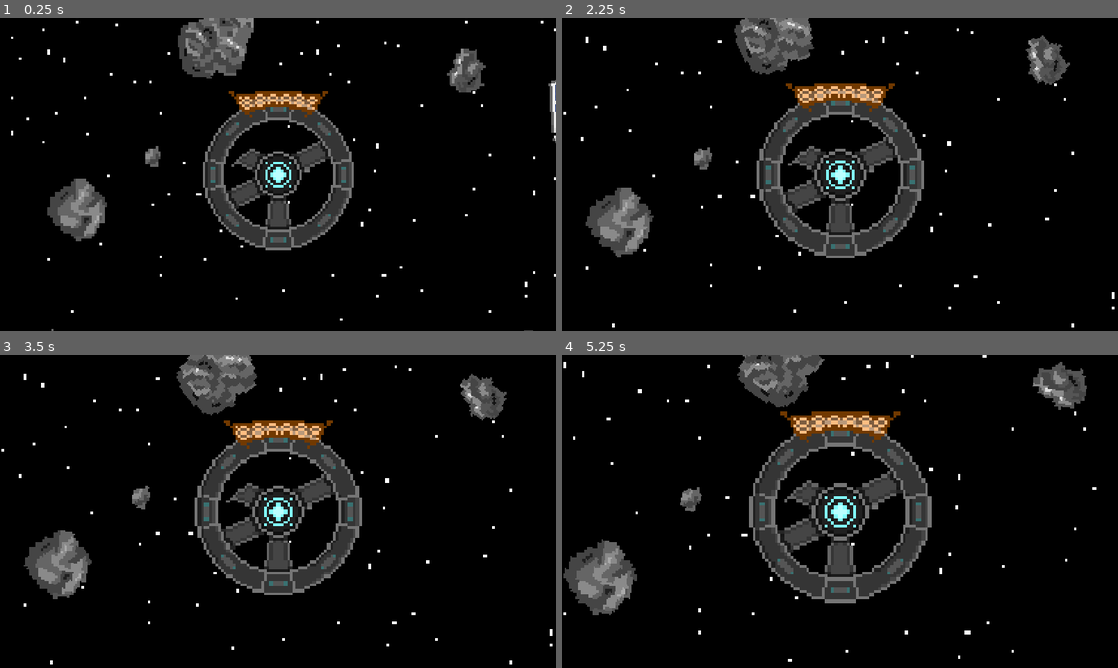
Above: before the commit, frames 1-4 (two rows, left to right).
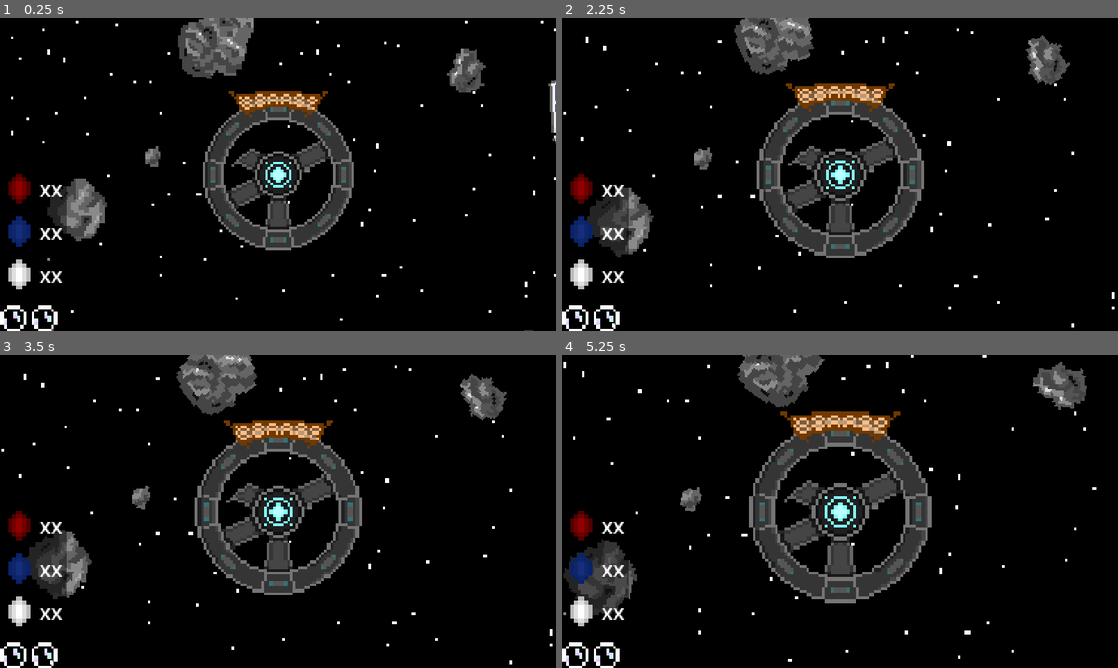
Above: after the commit, the same moments.

Repository: Three-s-A-Crowd-Games/Bubblekinesis
Game: Godot game, scene res://resources/main.tscn
The game is run twice, just before and just after one commit, with the same random seed, the same clock (stepped at 60 frames per second) and the same inputs.
Inputs (mouse positions are in pixels of both pictures, inside the frame that each line leads up to):
- Up to frame 1 (0.25 s): no input
- Up to frame 2 (2.25 s): drag from (639, 208) to (840, 174) at 0.52 s; drag from (778, 39) to (840, 174) at 1.27 s; move the mouse to (717, 158) at 2.02 s; tap Mouse wheel up (zoom_in) at 2.1 s; click (717, 158) at 2.17 s
- Up to frame 3 (3.5 s): drag from (483, 395) to (278, 511) at 2.77 s
- Up to frame 4 (5.25 s): move the mouse to (1006, 558) at 3.52 s; hold Middle mouse button (cam_drag) 3.53-4.25 s; click (1006, 558) at 3.67 s; drag from (673, 464) to (840, 511) at 4.27 s; move the mouse to (867, 511) at 5.02 s; tap Mouse wheel up (zoom_in) at 5.1 s; click (867, 511) at 5.17 s

The runs differ from the first frame. In frame 1, 1.7% of the frame differs, in the area x 0-12%, y 49-100%; in frame 2, 2.4%; in frame 3, 2.4%; in frame 4, 2.9%.

Commit message:
first half of HUD design

Diff:
--- /dev/null
+++ b/resources/UI/HUD.tscn
@@ -0,0 +1,137 @@
+[gd_scene load_steps=5 format=3 uid="uid://drgi0nu2a0a1b"]
+
+[ext_resource type="Texture2D" uid="uid://dy5bsp2opdeqf" path="res://assets/sprites/UI/red_icon.png" id="1_utx03"]
+[ext_resource type="Texture2D" uid="uid://isp6gl3heem1" path="res://assets/sprites/UI/blue_icon.png" id="2_bvwuu"]
+[ext_resource type="Texture2D" uid="uid://d0k3kejn4egf6" path="res://assets/sprites/UI/silver_icon.png" id="3_wyuau"]
+[ext_resource type="Texture2D" uid="uid://camb461vak4b1" path="res://assets/sprites/UI/bubble_s.png" id="4_qe2vp"]
+
+[node name="Hud" type="Control"]
+layout_mode = 3
+anchors_preset = 15
+anchor_right = 1.0
+anchor_bottom = 1.0
+grow_horizontal = 2
+grow_vertical = 2
+mouse_filter = 1
+
+[node name="left" type="MarginContainer" parent="."]
+layout_mode = 1
+anchors_preset = 2
+anchor_top = 1.0
+anchor_bottom = 1.0
+offset_top = -40.0
+offset_right = 40.0
+grow_vertical = 0
+
+[node name="left" type="VBoxContainer" parent="left"]
+layout_mode = 2
+
+[node name="ressource_container" type="MarginContainer" parent="left/left"]
+layout_mode = 2
+size_flags_horizontal = 0
+theme_override_constants/margin_top = 5
+theme_override_constants/margin_right = 5
+theme_override_constants/margin_bottom = 5
+
+[node name="background" type="ColorRect" parent="left/left/ressource_container"]
+layout_mode = 2
+color = Color(0, 0, 0, 0.470588)
+
+[node name="ressources" type="VBoxContainer" parent="left/left/ressource_container"]
+layout_mode = 2
+
+[node name="red_container" type="MarginContainer" parent="left/left/ressource_container/ressources"]
+layout_mode = 2
+theme_override_constants/margin_left = 3
+theme_override_constants/margin_top = 3
+theme_override_constants/margin_right = 3
+theme_override_constants/margin_bottom = 3
+
+[node name="red_box" type="HBoxContainer" parent="left/left/ressource_container/ressources/red_container"]
+layout_mode = 2
+
+[node name="icon" type="TextureRect" parent="left/left/ressource_container/ressources/red_container/red_box"]
+layout_mode = 2
+texture = ExtResource("1_utx03")
+expand_mode = 2
+
+[node name="amount" type="Label" parent="left/left/ressource_container/ressources/red_container/red_box"]
+layout_mode = 2
+text = "xx"
+
+[node name="blue_container" type="MarginContainer" parent="left/left/ressource_container/ressources"]
+layout_mode = 2
+theme_override_constants/margin_left = 3
+theme_override_constants/margin_top = 3
+theme_override_constants/margin_right = 3
+theme_override_constants/margin_bottom = 3
+
+[node name="blue_box" type="HBoxContainer" parent="left/left/ressource_container/ressources/blue_container"]
+layout_mode = 2
+
+[node name="icon" type="TextureRect" parent="left/left/ressource_container/ressources/blue_container/blue_box"]
+layout_mode = 2
+texture = ExtResource("2_bvwuu")
+expand_mode = 2
+
+[node name="amount" type="Label" parent="left/left/ressource_container/ressources/blue_container/blue_box"]
+layout_mode = 2
+text = "xx"
+
+[node name="silver_container" type="MarginContainer" parent="left/left/ressource_container/ressources"]
+layout_mode = 2
+theme_override_constants/margin_left = 3
+theme_override_constants/margin_top = 3
+theme_override_constants/margin_right = 3
+theme_override_constants/margin_bottom = 3
+
+[node name="silver_box" type="HBoxContainer" parent="left/left/ressource_container/ressources/silver_container"]
+layout_mode = 2
+
+[node name="icon" type="TextureRect" parent="left/left/ressource_container/ressources/silver_container/silver_box"]
+layout_mode = 2
+texture = ExtResource("3_wyuau")
+expand_mode = 2
+
+[node name="amount" type="Label" parent="left/left/ressource_container/ressources/silver_container/silver_box"]
+layout_mode = 2
+text = "xx"
+
+[node name="bubble_container" type="HBoxContainer" parent="left/left"]
+custom_minimum_size = Vector2(0, 20)
+layout_mode = 2
+
+[node name="bubble_1" type="TextureRect" parent="left/left/bubble_container"]
+layout_mode = 2
+texture = ExtResource("4_qe2vp")
+expand_mode = 2
+
+[node name="bubble_2" type="TextureRect" parent="left/left/bubble_container"]
+layout_mode = 2
+texture = ExtResource("4_qe2vp")
+expand_mode = 2
+
+[node name="right" type="MarginContainer" parent="."]
+layout_mode = 1
+anchors_preset = 6
+anchor_left = 1.0
+anchor_top = 0.5
+anchor_right = 1.0
+anchor_bottom = 0.5
+offset_left = -40.0
+offset_top = -20.0
+offset_bottom = 20.0
+grow_horizontal = 0
+grow_vertical = 2
+
+[node name="HBoxContainer" type="HBoxContainer" parent="right"]
+layout_mode = 2
+
+[node name="VBoxContainer" type="VBoxContainer" parent="right/HBoxContainer"]
+layout_mode = 2
+
+[node name="HBoxContainer" type="HBoxContainer" parent="right/HBoxContainer/VBoxContainer"]
+layout_mode = 2
+
+[node name="HBoxContainer2" type="HBoxContainer" parent="right/HBoxContainer/VBoxContainer"]
+layout_mode = 2
--- a/resources/main.tscn
+++ b/resources/main.tscn
@@ -1,10 +1,11 @@
-[gd_scene load_steps=14 format=3 uid="uid://bwmka1u2q5x34"]
+[gd_scene load_steps=15 format=3 uid="uid://bwmka1u2q5x34"]
 
 [ext_resource type="Script" path="res://resources/main.gd" id="1_1f5gh"]
 [ext_resource type="PackedScene" uid="uid://dpjaqyvpqyeu5" path="res://resources/player/space_station.tscn" id="1_s40s2"]
 [ext_resource type="PackedScene" uid="uid://hnrje23lpbgf" path="res://resources/player/player_cam.tscn" id="2_5o1tk"]
 [ext_resource type="Script" path="res://resources/player/bubble_generator.gd" id="4_krwtq"]
 [ext_resource type="Shader" path="res://assets/shader/colorfilter.gdshader" id="5_80r3p"]
+[ext_resource type="PackedScene" uid="uid://drgi0nu2a0a1b" path="res://resources/UI/HUD.tscn" id="6_yrvyg"]
 
 [sub_resource type="RectangleShape2D" id="RectangleShape2D_cpokk"]
 
@@ -86,5 +87,9 @@
 z_index = 200
 script = ExtResource("4_krwtq")
 
+[node name="UI" type="CanvasLayer" parent="."]
+
+[node name="Hud" parent="UI" instance=ExtResource("6_yrvyg")]
+
 [connection signal="body_exited" from="PlayArea" to="." method="_on_play_area_body_exited"]
 [connection signal="body_exited" from="NextArea" to="." method="_on_next_area_body_exited"]
Binary file added: assets/sprites/UI/blue_icon.png
Not shown, added: assets/sprites/UI/blue_icon.png.import
Binary file added: assets/sprites/UI/bubble_s.png
Not shown, added: assets/sprites/UI/bubble_s.png.import
Binary file added: assets/sprites/UI/red_icon.png
Not shown, added: assets/sprites/UI/red_icon.png.import
Binary file added: assets/sprites/UI/silver_icon.png
Not shown, added: assets/sprites/UI/silver_icon.png.import
